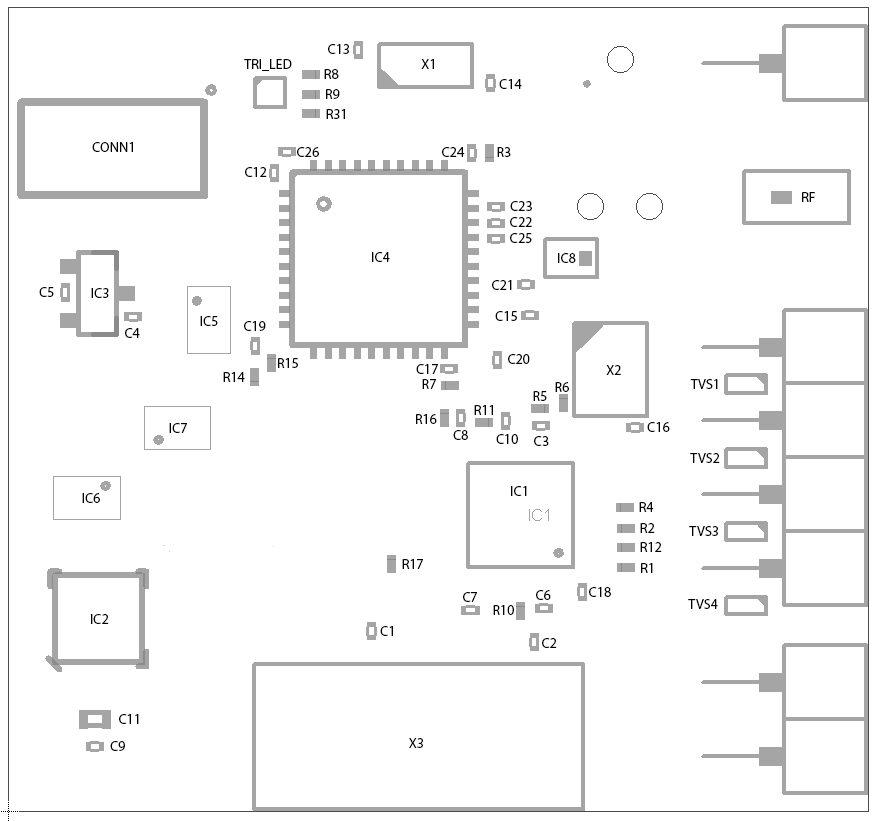
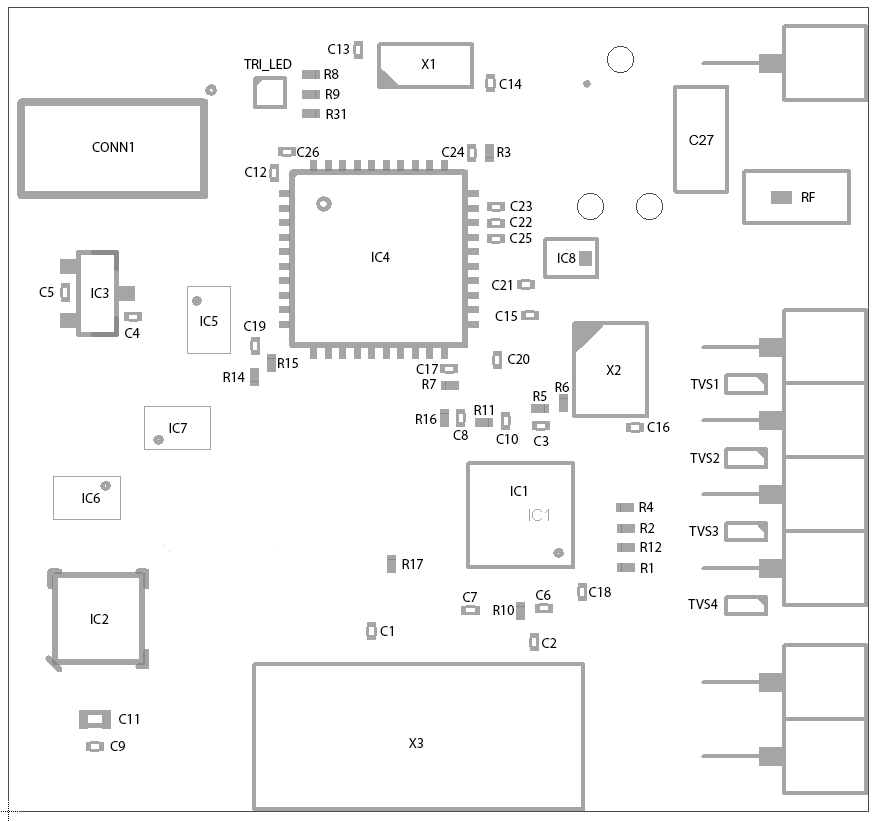
Two versions of the same layered image (w=876, h=821). Layer-by-layer changes:
added layer "C27" in group "TVS" over [689, 135, 714, 145]
added layer "Layer 1" in group "TVS" over [673, 85, 729, 194]
